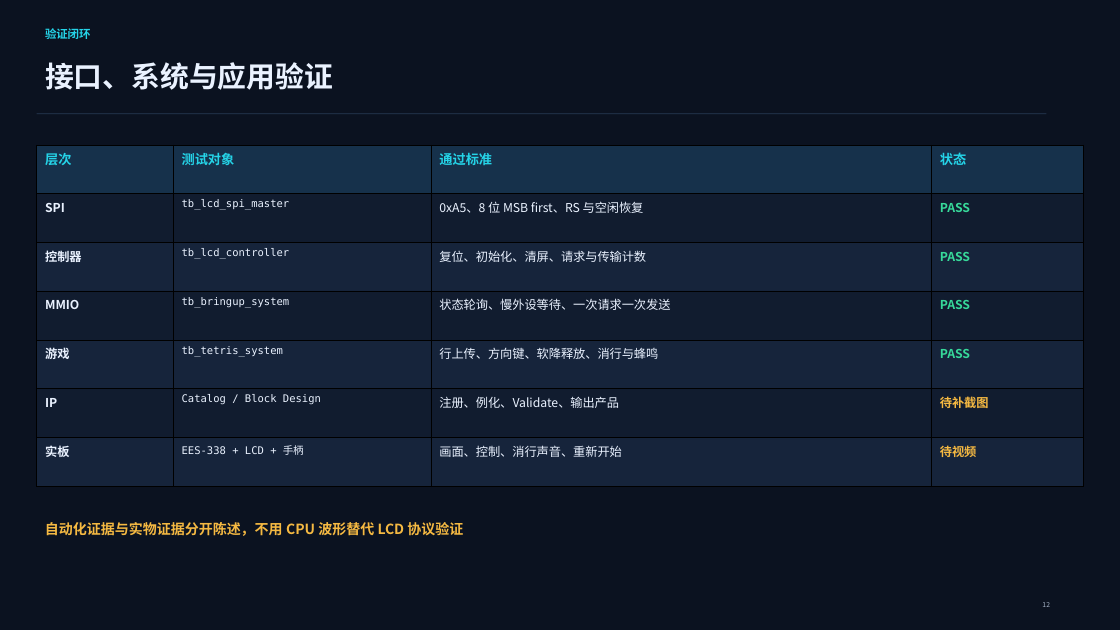
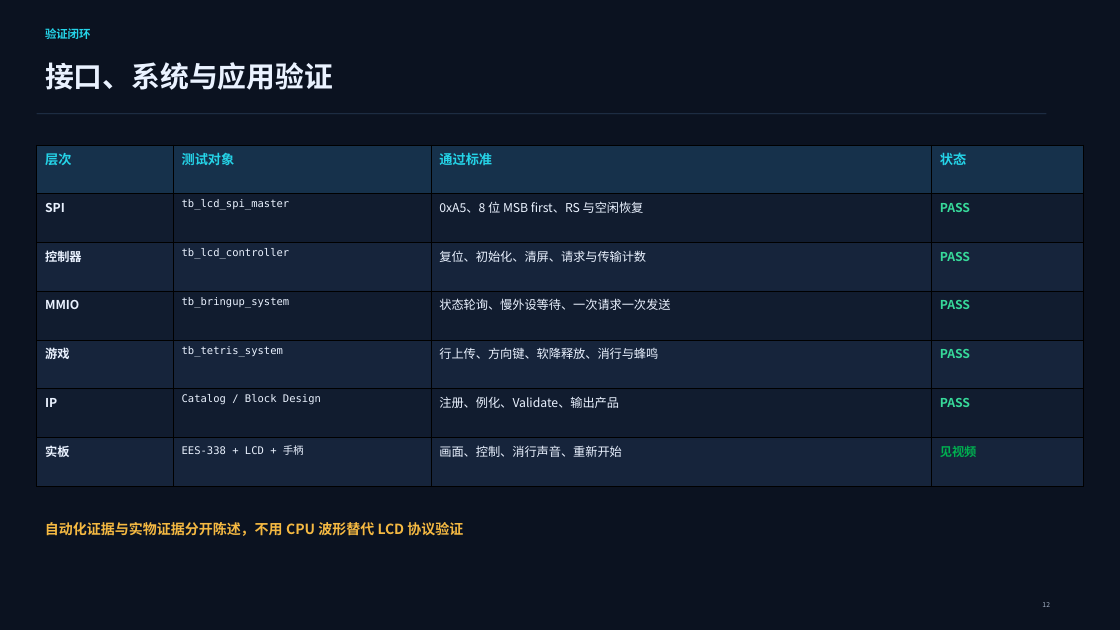
Before and after one commit to Neon246760/CPU-Course-Design, a slide deck: slide 12 of 提交物/09_接口控制器设计实验汇报PPT/1120233061.pptx. Drawn at 1120x630 pixels with LibreOffice and Linux fonts; fonts in the diff are those of the drawing. Boxes give left, top, right and bottom in pixels: in the first picture for what was removed or moved away, otherwise in the second. Text is boxed around its words. In the diff, an @@ line names an element or a change of style, - is before the commit and + after.

```diff
--- a/提交物/09_接口控制器设计实验汇报PPT/1120233061.pptx
+++ b/提交物/09_接口控制器设计实验汇报PPT/1120233061.pptx
@@ table at [37,145,1084,486] @@
-row 6, column 4: 待补截图
+row 6, column 4: PASS
-row 7, column 4: 待视频
+row 7, column 4: 见视频
```
Also in this commit, not shown: 5 other slides changed, 6 other files.
